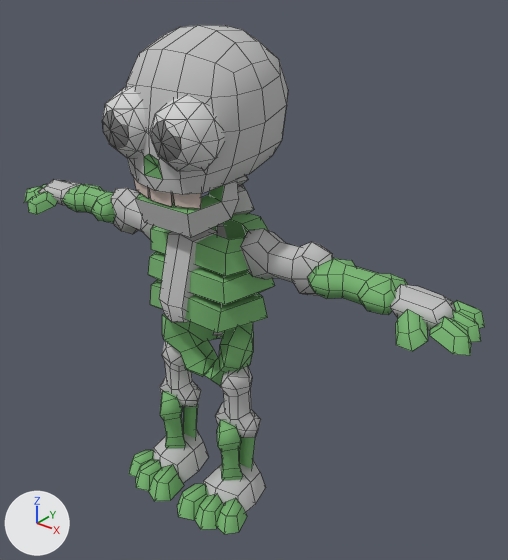
Renders of the FBX model Assets/GreenTree/CharactersMixPack1/Models/Multi_materials_version/Skeleton_multi_materials.fbx from each side of a commit.
One viewpoint serves both versions: a camera (50 mm lens) standing at (1.622, -1.765, 2.063) and looking at (0.136, 0.093, 0.911). The axes (+X, +Y, +Z) are drawn at lower left. The lights are the same throughout. Mesh edges are drawn as thin lines. Where no turn or scale is listed for an object, it has been applied to the vertices.

Objects in the first picture: 'Skeleton'.
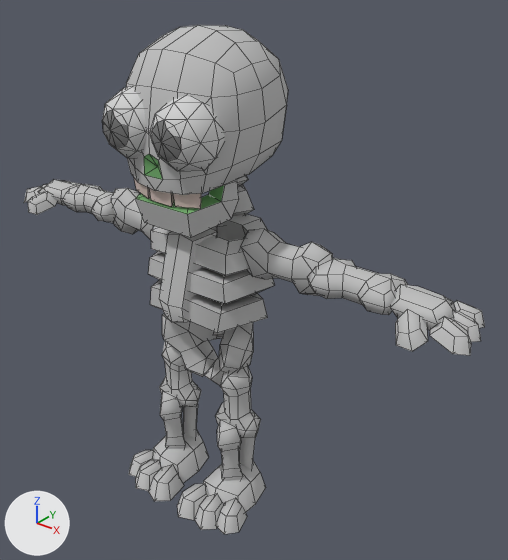
Scene script edits in JSON lines:
```json
{"block": "me_mesh", "where": "me_mesh.from_pydata(...)  # 1047 vertices, 1084 faces; spans x -1.04..1.04, y -0.32..0.28, z 0.0..1.81"}
{"block": "me_mesh", "where": "# used by ob_skeleton; location = (0.0, 0.0, 0.0)"}
{"block": "me_mesh", "change": "me_mesh part 1: 484 of the faces centred in x -1.02..1.02, y -0.28..0.16, z 0.0..1.14 switch from mat_05 (green #78b672) to mat_01 (grey #bebebe)"}
```

Boxes [x1, y1, x2, y2] around the edits, measured in the pictures (508 x 560 px):
```json
{"part": 1, "of": "me_mesh", "change": "recoloured", "before": [24, 184, 485, 534], "after": [24, 184, 485, 534], "on screen": "green to grey"}
```
